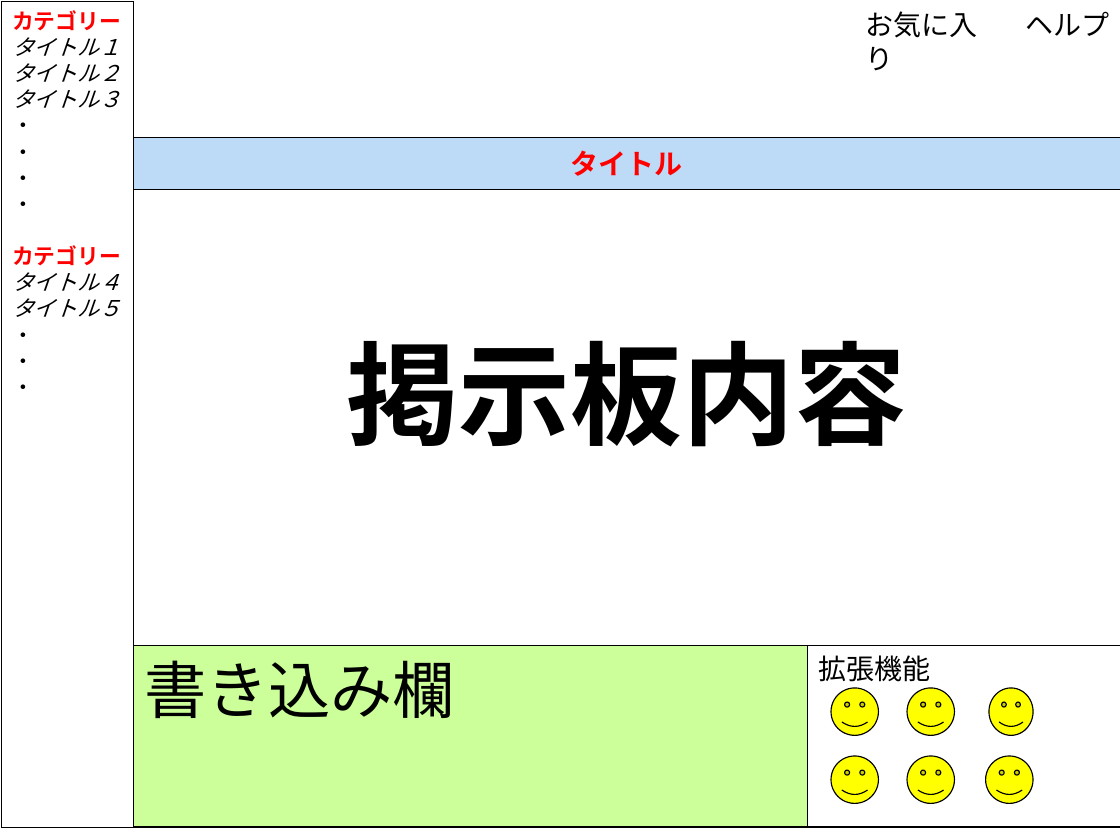
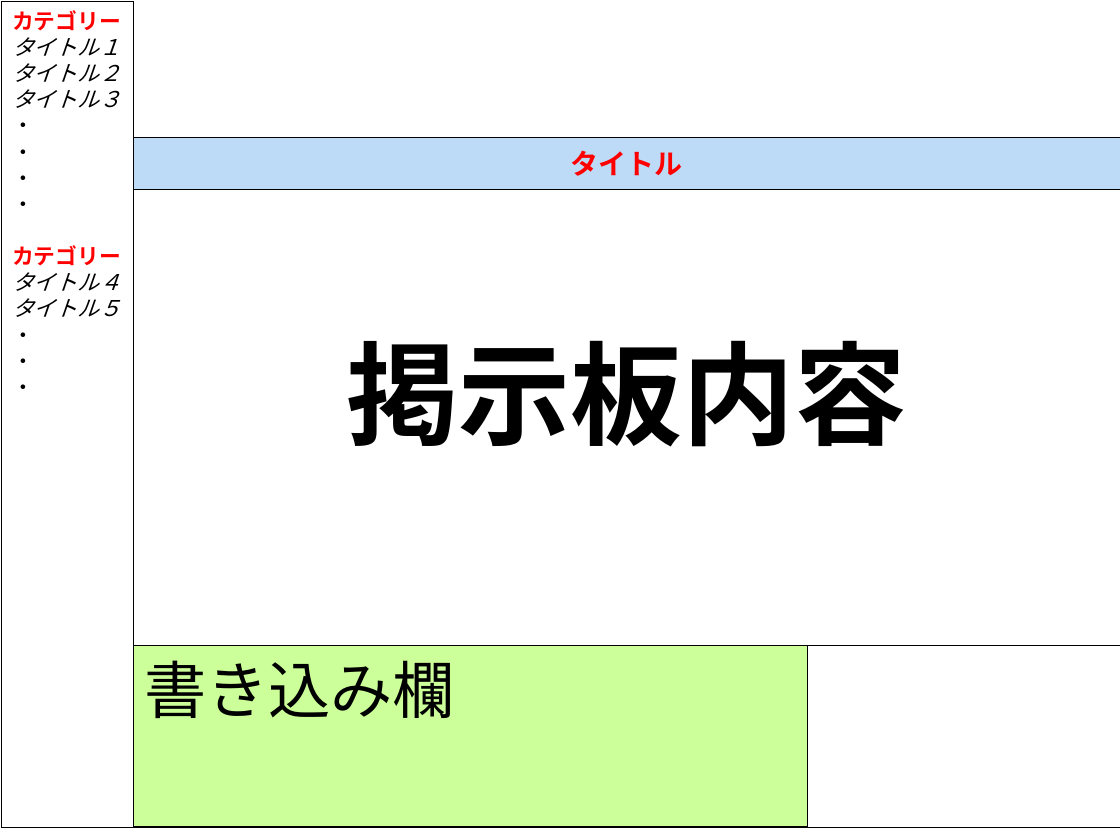
Before and after one commit to sugye/prolabo201610, a slide deck: slide 5 of 成果物パワポ .ppt (slide 4 before the commit). Drawn at 1120x840 pixels with LibreOffice and Linux fonts; fonts in the diff are those of the drawing. Boxes give left, top, right and bottom in pixels: in the first picture for what was removed or moved away, otherwise in the second. Text is boxed around its words. In the diff, an @@ line names an element or a change of style, - is before the commit and + after.

```diff
--- a/成果物パワポ .ppt
+++ b/成果物パワポ .ppt
@@ text removed at (866, 11, 978, 71) @@
-お気に入り
@@ text removed at (1026, 11, 1110, 36) @@
-ヘルプ
@@ rectangle removed at (808, 645, 1120, 827) @@
-拡張機能
@@ smiley face removed at (831, 688, 878, 735) @@
@@ smiley face removed at (907, 688, 954, 735) @@
@@ smiley face removed at (989, 688, 1033, 735) @@
@@ smiley face removed at (831, 756, 878, 803) @@
@@ smiley face removed at (907, 756, 954, 803) @@
@@ smiley face removed at (986, 756, 1033, 803) @@
```
Also in this commit, not shown: 4 other slides changed, 1 slide added.
